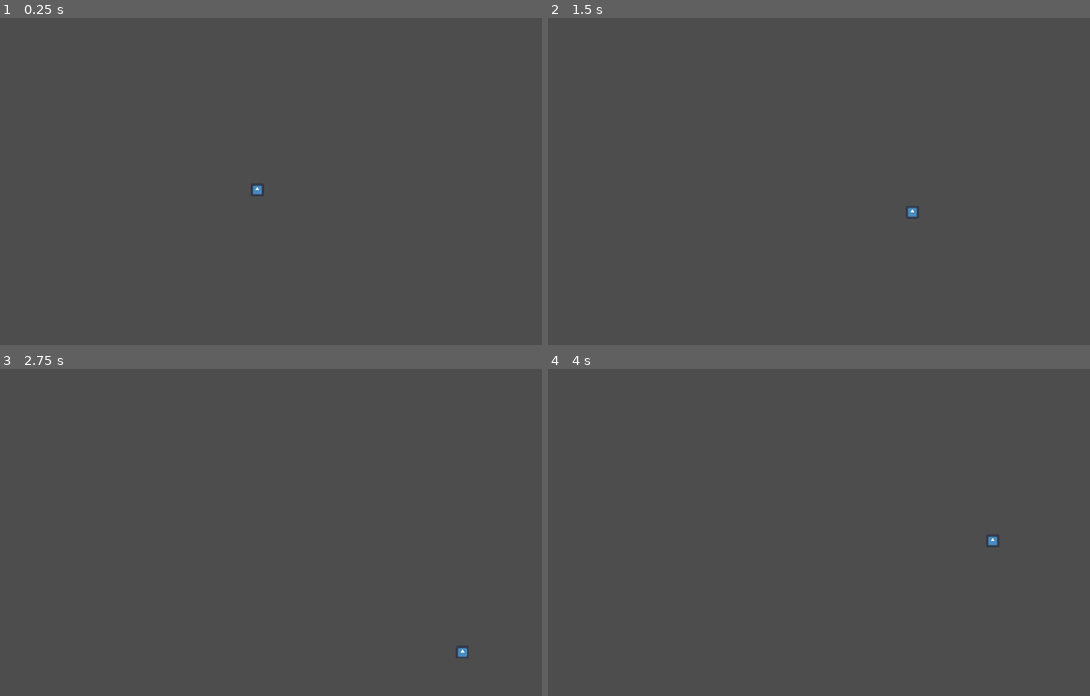
Above: before the commit, frames 1-4 (two rows, left to right).
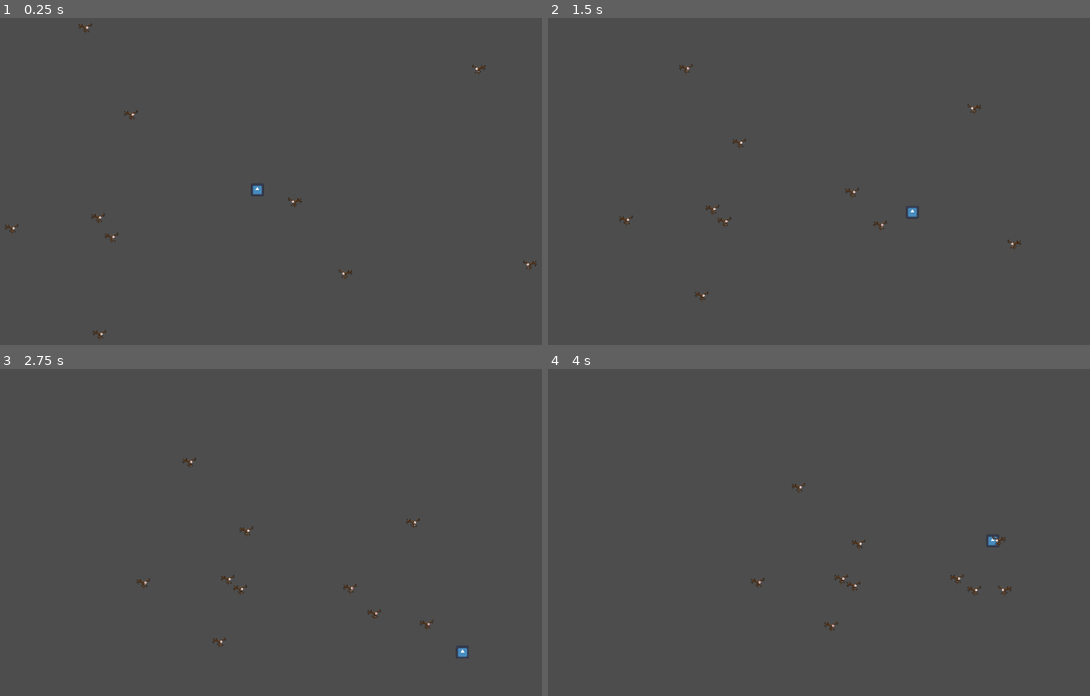
Above: after the commit, the same moments.

Repository: keduong33/HealthArcade
Game: Godot game, scene res://main.tscn
Same seed, same stepped clock (60 frames per second), same inputs: the game is played once before the commit and once after it. The engine's default icon, where the game draws it, is replaced by a stand-in: a white triangle on a blue panel in a dark square.
Inputs:
- Up to frame 1 (0.25 s): no input
- Up to frame 2 (1.5 s): hold D (move_right) 0.53-1.28 s; tap J (attack) at 0.6, 1.35 s; hold S (move_down) from 1.28 s (still down)
- Up to frame 3 (2.75 s): release S (move_down) at 2.03 s; hold D (move_right) from 2.03 s (still down); tap J (attack) at 2.1 s
- Up to frame 4 (4 s): release D (move_right) at 2.78 s; hold Up (move_up) 2.78-3.53 s; tap J (attack) at 2.85, 3.6 s; hold A (move_left) from 3.53 s (still down)

The runs differ from the first frame. In frame 1, 0.3% of the frame differs, in the area x 0-100%, y 1-99%; in frame 2, 0.3%; in frame 3, 0.3%; in frame 4, 0.3%, in the area x 37-86%, y 34-80%.

Commit message:
spawn and move enemies

Diff:
--- a/enemy/enemy.gd
+++ b/enemy/enemy.gd
@@ -1,13 +1,31 @@
 class_name Enemy extends CharacterBody2D
 
-@export var speed: float = 500.0
+@export var speed: float = 100.0
 @export var attackSpeed: float = 0.3
 
 @onready
-var animated_sprite: Sprite2D = $Sprite2D
+var player: Player = get_parent().get_node("Player")
 
-@onready
-var attack_timer: Timer = $AttackTimer
+var sprite: AnimatedSprite2D
+
+var knockback: Vector2 = Vector2.ZERO
+
+@export
+var knockBackRecovery: float = 20;
+@export
+var knockBackSpeed: float = 300;
 
 func _ready():
 	pass
+
+func _physics_process(_delta: float) -> void:
+	var direction = position.direction_to(player.position)
+	sprite.flip_h = direction.x < 0
+	velocity = direction * speed + knockback
+
+	var collision = move_and_slide()
+
+	if collision:
+		knockback = - position.direction_to(player.position) * knockBackSpeed
+
+	knockback = knockback.move_toward(Vector2.ZERO, knockBackRecovery)
--- a/enemy/flying_eye/flying_eye.gd
+++ b/enemy/flying_eye/flying_eye.gd
@@ -1 +1,4 @@
 class_name FlyingEye extends Enemy
+
+func _ready() -> void:
+	sprite = $AnimatedSprite2D
--- a/enemy/flying_eye/flying_eye.tscn
+++ b/enemy/flying_eye/flying_eye.tscn
@@ -71,6 +71,8 @@
 }]
 
 [node name="FlyingEye" instance=ExtResource("1_2vds0")]
+collision_layer = 0
+collision_mask = 0
 script = ExtResource("2_x68lg")
 
 [node name="CollisionShape2D" type="CollisionShape2D" parent="." index="0"]
@@ -81,4 +83,4 @@
 scale = Vector2(0.623333, 0.623333)
 sprite_frames = SubResource("SpriteFrames_rn73k")
 animation = &"flight"
-frame_progress = 0.030768
+frame_progress = 0.378683
--- a/enemy/flying_eye/test.tscn
+++ /dev/null
@@ -1,3 +0,0 @@
-[gd_scene format=3 uid="uid://dfdaob3wx7ry3"]
-
-[node name="Test" type="Node2D"]
--- a/main.gd
+++ b/main.gd
@@ -1 +1,19 @@
 extends Node
+
+@onready var flying_eye_scene = preload("res://enemy/flying_eye/flying_eye.tscn")
+
+
+func _ready() -> void:
+	pass
+
+func _physics_process(_delta: float) -> void:
+	if (get_child_count() < 11):
+		spawnEnemy()
+
+func spawnEnemy():
+	var rng = RandomNumberGenerator.new()
+	var rndX = rng.randf_range(20, get_viewport().get_visible_rect().size.x - 10)
+	var rndY = rng.randf_range(10, get_viewport().get_visible_rect().size.y - 10)
+	var enemy: Node2D = flying_eye_scene.instantiate()
+	add_child(enemy)
+	enemy.position = Vector2(rndX, rndY);
--- a/main.tscn
+++ b/main.tscn
@@ -1,8 +1,10 @@
-[gd_scene load_steps=2 format=3 uid="uid://bk67e2q2ujx12"]
+[gd_scene load_steps=3 format=3 uid="uid://bk67e2q2ujx12"]
 
+[ext_resource type="Script" uid="uid://0f7lr4tpfkua" path="res://main.gd" id="1_0xm2m"]
 [ext_resource type="PackedScene" uid="uid://d0xcauorfoxiq" path="res://player/player.tscn" id="1_ig7tw"]
 
 [node name="Main" type="Node2D"]
+script = ExtResource("1_0xm2m")
 
 [node name="Player" parent="." instance=ExtResource("1_ig7tw")]
 position = Vector2(567, 326)
